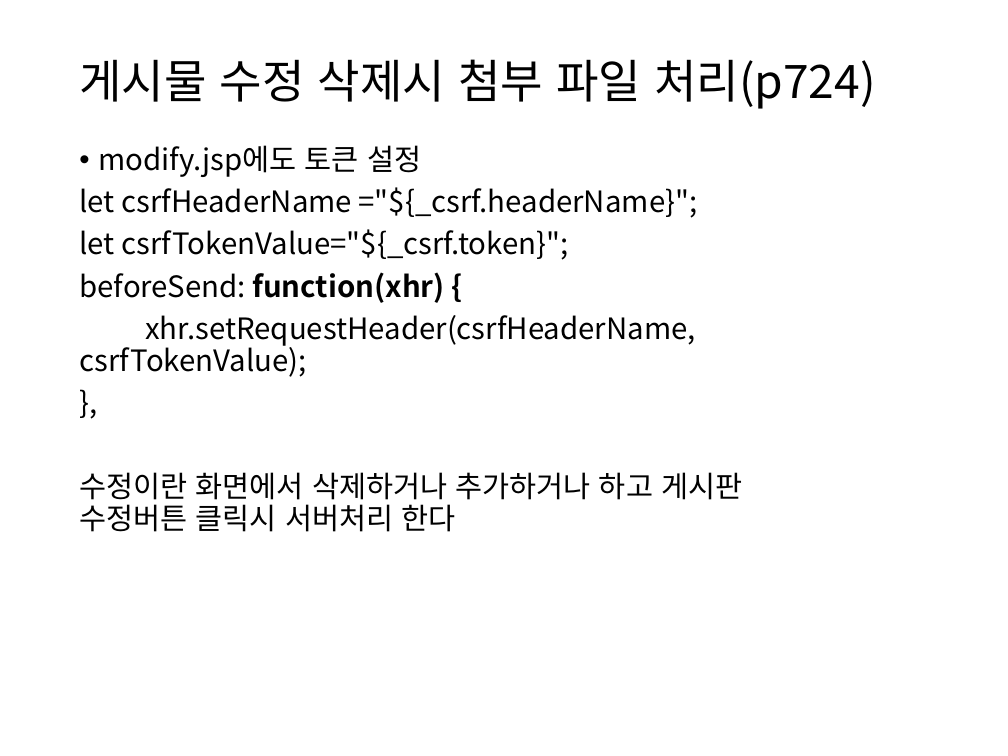
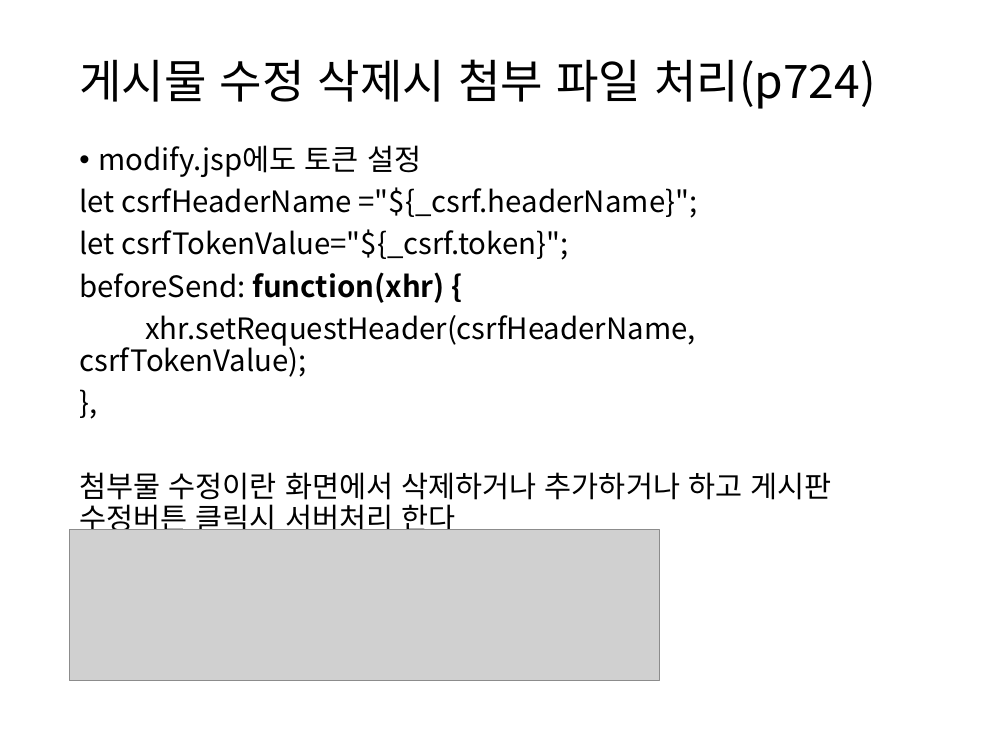
Before and after one commit to itrecipe/Web_Study_ez, a slide deck: slide 68 of spring - 학습자료/코드로 배우는 스프링 웹 프로젝트 (개정판) 학습자료/PART7.pptx. Drawn at 1008x756 pixels with LibreOffice and Linux fonts; fonts in the diff are those of the drawing; grey boxes stand for pictures. Boxes give left, top, right and bottom in pixels: in the first picture for what was removed or moved away, otherwise in the second. Text is boxed around its words. In the diff, an @@ line names an element or a change of style, - is before the commit and + after.

```diff
--- a/spring - 학습자료/코드로 배우는 스프링 웹 프로젝트 (개정판) 학습자료/PART7.pptx
+++ b/spring - 학습자료/코드로 배우는 스프링 웹 프로젝트 (개정판) 학습자료/PART7.pptx
@@ text at [79,472,832,538]: text changed @@
-수정이란 화면에서 삭제하거나 추가하거나 하고 게시판
-수정버튼 클릭시 서버처리 한다
+첨부물 수정이란 화면에서 삭제하거나 추가하거나 하고 게시판
+수정버튼 클릭시 서버처리 한다
@@ picture added at [70,530,659,681] @@
```
Also in this commit, not shown: 9 other slides changed, 3 slides added, 1 other file.
